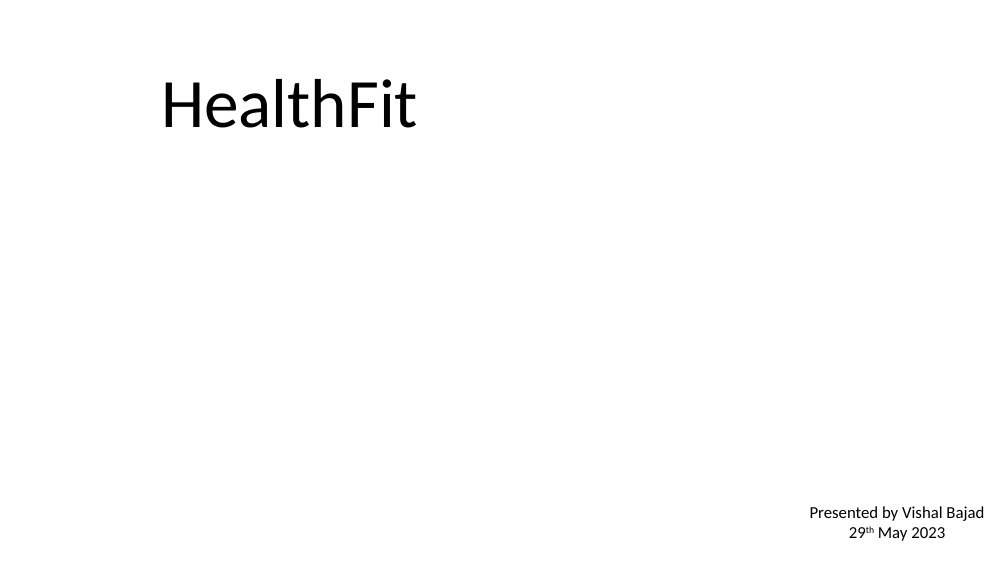
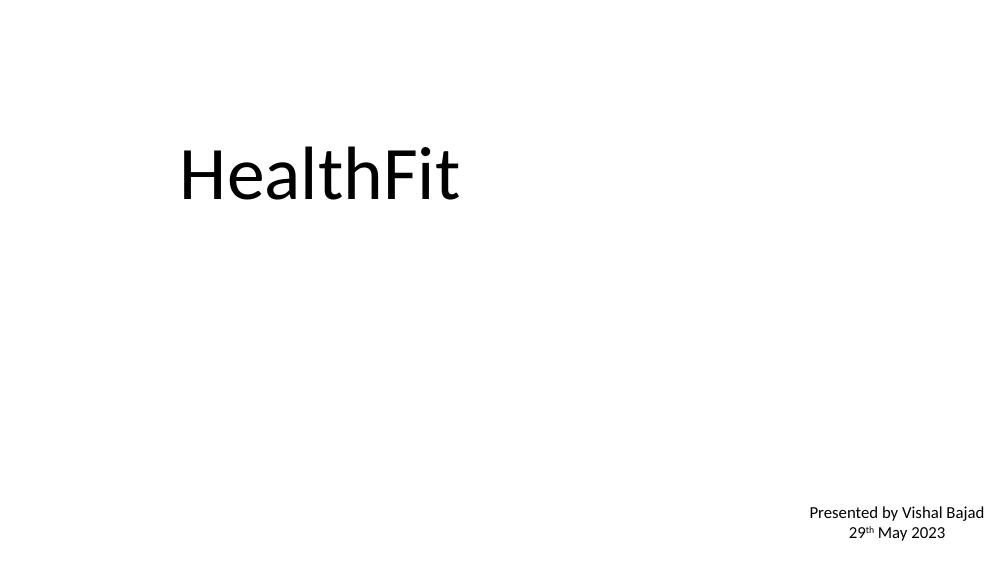
Before and after one commit to vishalbajad/HealthFit, a slide deck: slide 1 of 4 HealthFit Demo.pptx. Drawn at 1008x567 pixels with LibreOffice and Linux fonts; fonts in the diff are those of the drawing; background and template pictures are left out. Boxes give left, top, right and bottom in pixels: in the first picture for what was removed or moved away, otherwise in the second. Text is boxed around its words. In the diff, an @@ line names an element or a change of style, - is before the commit and + after.

```diff
--- a/4 HealthFit Demo.pptx
+++ b/4 HealthFit Demo.pptx
@@ text "HealthFit": place and size @@
-text "HealthFit" at bbox=[161, 79, 418, 128]
+text "HealthFit" at bbox=[180, 146, 460, 200]
@@ text "HealthFit" at bbox=[180, 146, 460, 200]: size 66 to 72 pt @@
```
Also in this commit, not shown: 3 other slides changed, 7 other files.
